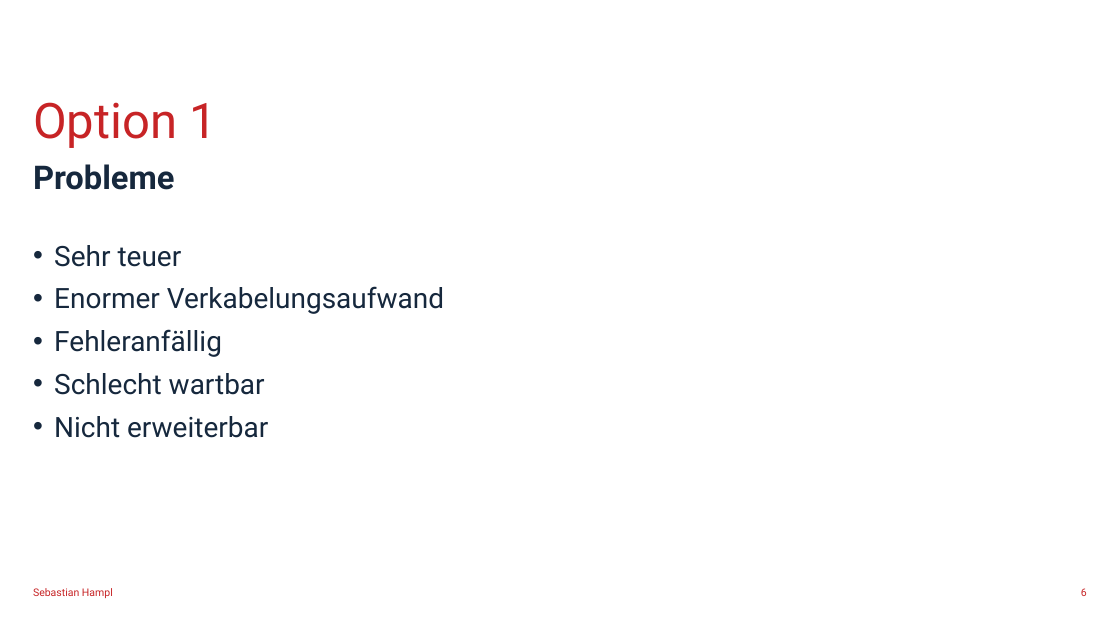
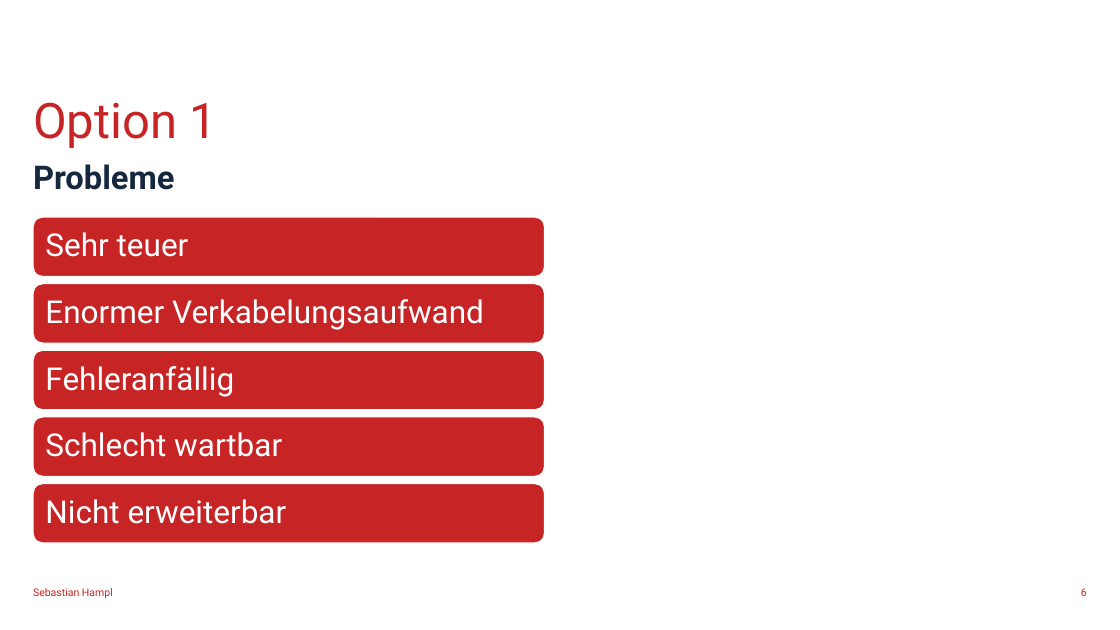
Before and after one commit to SebastianHampl18/Bachelorarbeit, a slide deck: slide 6 of Abschlussvortrag/Abschluss Sebastian Hampl.pptx. Drawn at 1120x630 pixels with LibreOffice and Linux fonts; fonts in the diff are those of the drawing; background and template pictures are left out. Boxes give left, top, right and bottom in pixels: in the first picture for what was removed or moved away, otherwise in the second. Text is boxed around its words. In the diff, an @@ line names an element or a change of style, - is before the commit and + after.

```diff
--- a/Abschlussvortrag/Abschluss Sebastian Hampl.pptx
+++ b/Abschlussvortrag/Abschluss Sebastian Hampl.pptx
@@ text removed at bbox=[54, 245, 444, 438] @@
-• Sehr teuer
-• Enormer Verkabelungsaufwand
-• Fehleranfällig
-• Schlecht wartbar
-• Nicht erweiterbar
@@ group added at bbox=[33, 217, 544, 544]: 5 rounded rectangles, 5 texts @@
+Sehr teuer
+Enormer Verkabelungsaufwand
+Fehleranfällig
+Schlecht wartbar
+Nicht erweiterbar
```
Also in this commit, not shown: 12 other slides changed, 22 slides added, 4 slides removed, 15 other files.
